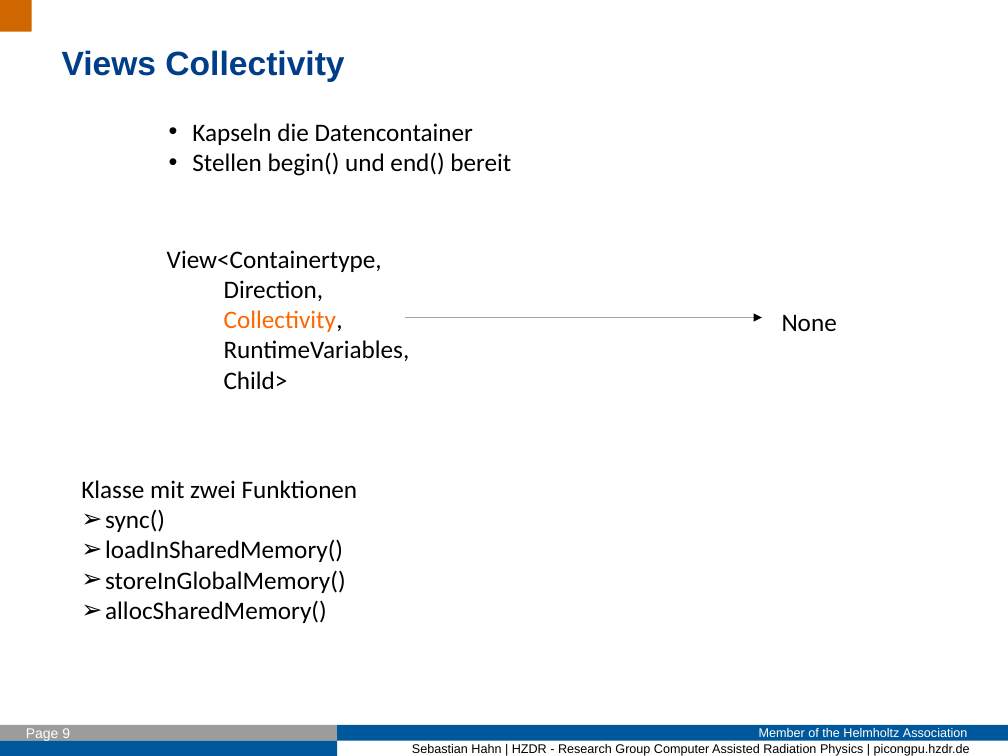
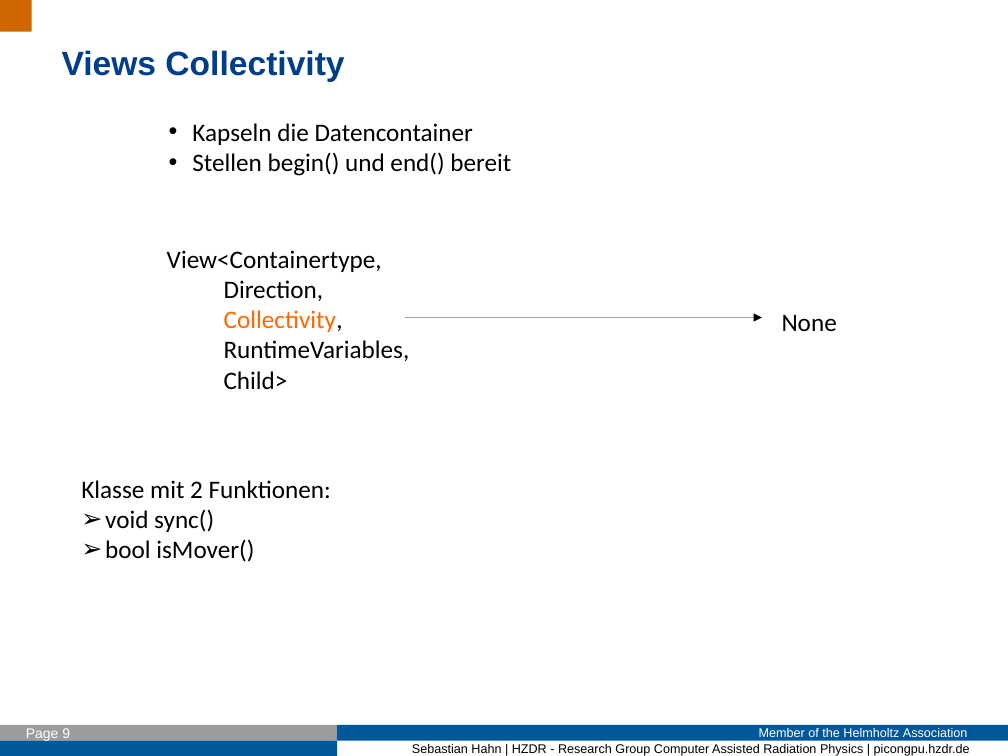
Before and after one commit to Fettpet/DeepIterator, a slide deck: slide 9 of Presi/2017_01_16_Intro.odp. Drawn at 1008x756 pixels with LibreOffice and Linux fonts; fonts in the diff are those of the drawing; background and template pictures are left out. Boxes give left, top, right and bottom in pixels: in the first picture for what was removed or moved away, otherwise in the second. Text is boxed around its words. In the diff, an @@ line names an element or a change of style, - is before the commit and + after.

```diff
--- a/Presi/2017_01_16_Intro.odp
+++ b/Presi/2017_01_16_Intro.odp
@@ text at box(81, 480, 331, 562): text changed @@
-Klasse mit zwei Funktionen
-➢ sync()
-➢ loadInSharedMemory()
-➢ storeInGlobalMemory()
-➢ allocSharedMemory()
+Klasse mit 2 Funktionen:
+➢ void sync()
+➢ bool isMover()
```
Also in this commit, not shown: 9 other slides changed, 6 slides added, 2 slides removed, 33 other files.
